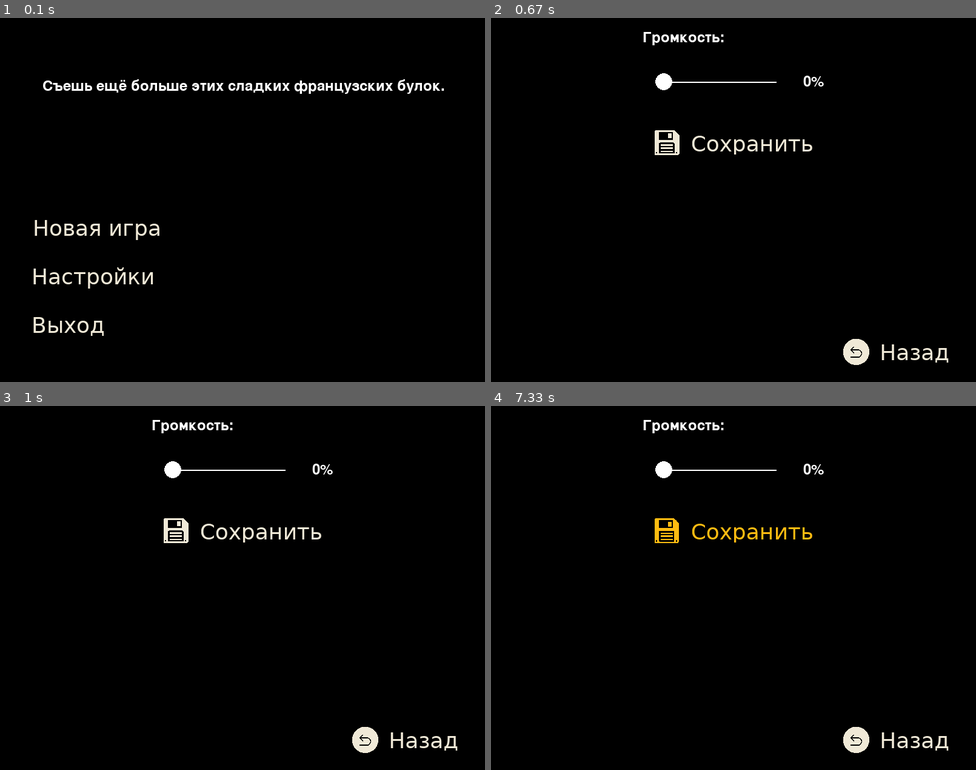
Above: before the commit, frames 1-4 (two rows, left to right).
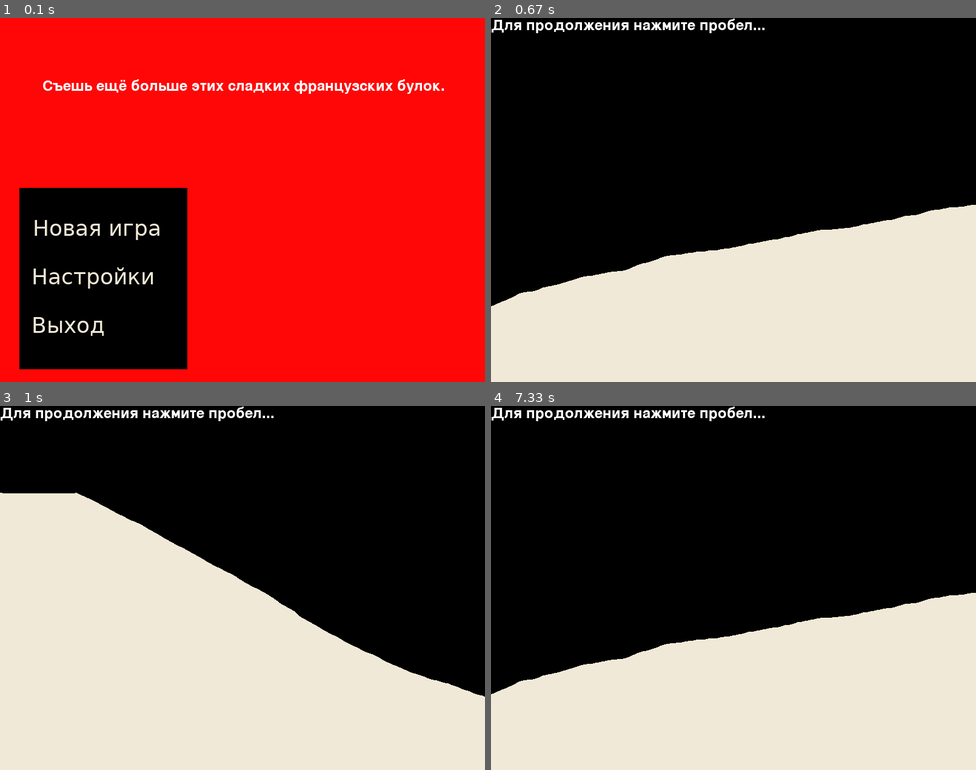
Above: after the commit, the same moments.

Repository: KShekhurin/game2023
Game: pygame game, started from main.py
Two runs of this game, one before a commit and one after it. Both use one fixed random seed, a clock stepped at 60 frames per second and the inputs below.
Inputs (mouse positions are in pixels of both pictures, inside the frame that each line leads up to):
- Up to frame 1 (0.1 s): no input
- Up to frame 2 (0.67 s): press the mouse at (592, 229) at 0.37 s; move the mouse to (588, 258) at 0.47 s; release the mouse at (583, 287) at 0.6 s
- Up to frame 3 (1 s): tap Space at 0.67 s
- Up to frame 4 (7.33 s): tap Space at 1 s; press the mouse at (592, 664) at 1.37 s; move the mouse to (665, 558) at 1.47 s; release the mouse at (738, 456) at 1.6 s; press the mouse at (898, 740) at 1.7 s; move the mouse to (762, 686) at 1.8 s; release the mouse at (621, 635) at 1.93 s; press the mouse at (592, 664) at 2.03 s; move the mouse to (602, 635) at 2.13 s; release the mouse at (617, 602) at 2.27 s; click (786, 482) at 2.38 s; click (714, 453) at 2.72 s; press the mouse at (718, 471) at 3.03 s; move the mouse to (670, 562) at 3.13 s; release the mouse at (617, 653) at 3.27 s; press the mouse at (718, 471) at 3.37 s; move the mouse to (714, 584) at 3.47 s; release the mouse at (704, 700) at 3.6 s; press the mouse at (718, 471) at 3.7 s; move the mouse to (675, 588) at 3.8 s; release the mouse at (626, 704) at 3.93 s; press the mouse at (898, 740) at 4.03 s; move the mouse to (830, 613) at 4.13 s; release the mouse at (762, 486) at 4.27 s; press the mouse at (592, 664) at 4.37 s; move the mouse to (583, 631) at 4.47 s; release the mouse at (578, 602) at 4.6 s; press the mouse at (718, 471) at 4.7 s; move the mouse to (806, 464) at 4.8 s; release the mouse at (898, 456) at 4.93 s; press the mouse at (898, 740) at 5.03 s; move the mouse to (811, 657) at 5.13 s; release the mouse at (718, 577) at 5.27 s; press the mouse at (592, 664) at 5.37 s; move the mouse to (626, 649) at 5.47 s; release the mouse at (660, 638) at 5.6 s; press the mouse at (718, 471) at 5.7 s; move the mouse to (782, 562) at 5.8 s; release the mouse at (845, 657) at 5.93 s; press the mouse at (718, 471) at 6.03 s; move the mouse to (641, 467) at 6.13 s; release the mouse at (563, 467) at 6.27 s; press the mouse at (733, 529) at 6.37 s; move the mouse to (767, 529) at 6.47 s; release the mouse at (801, 526) at 6.6 s; press the mouse at (898, 740) at 6.7 s; move the mouse to (806, 682) at 6.8 s; release the mouse at (714, 624) at 6.93 s; press the mouse at (592, 617) at 7.03 s; move the mouse to (621, 580) at 7.13 s; release the mouse at (651, 544) at 7.27 s

The runs differ from the first frame. In frame 1, 82% of the frame differs, in the area x 0-100%, y 0-100%; in frame 2, 38%; in frame 3, 52%; in frame 4, 38%.

Commit message:
Menu update

Diff:
--- a/Frames.py
+++ b/Frames.py
@@ -1,6 +1,6 @@
 import sys
 import pygame
-from Widgets import Button, ButtonDesignParams, Label, PicButton, PicButtonDesignParams, Slider, SliderWithValue
+from Widgets import Button, ButtonDesignParams, Catcher, Image, Label, PicButton, PicButtonDesignParams, Slider, SliderWithValue
 
 
 class Frame:
@@ -35,20 +35,35 @@
     def goto_settings(self):
         self.app.reload_frame(SettingsFrame())
 
+    def goto_story(self):
+        self.app.reload_frame(self.story_frame)
+
     def exit(self):
         sys.exit() # Да, это плохо. Я протяну колбеки, но потом.
 
     def post_init(self, app):
         super().post_init(app)
 
+        self.story_frame = StoryFrame(
+            "./img/story/f1.png",
+            StoryFrame(
+                "./img/story/f2.png",
+                self
+            )
+        )
+
         self.buttons_group = pygame.sprite.Group()
+        self.background_group = pygame.sprite.Group()
+
+        background = Image(
+            (0,0), (800, 600), "./img/mainm_bg.png", self.background_group
+        )
 
         new_game_params = PicButtonDesignParams()
         new_game_params.pic = "./img/ng.png"
         new_game_params.focuse_pic = "./img/ng_f.png"
-        PicButton((20, 10 + 300), (300, 70), "", new_game_params, self.goto_settings, self.buttons_group)
+        PicButton((20, 10 + 300), (300, 70), "", new_game_params, self.goto_story, self.buttons_group)
 
-        #Button((20, 10 + 300), (250, 70), "Начать игру", ButtonDesignParams(), None, self.buttons_group)
         settings_params = PicButtonDesignParams()
         settings_params.pic = "./img/set.png"
         settings_params.focuse_pic = "./img/set_f.png"
@@ -62,7 +77,8 @@
         Label((70, 100), "Съешь ещё больше этих сладких французских булок.", self.buttons_group)
 
         self.append_many_widgets((
-            self.buttons_group,
+            self.background_group,
+            self.buttons_group
         ))
 
 class SettingsFrame(Frame):
@@ -76,6 +92,7 @@
         super().post_init(app)
 
         self.buttons_group = pygame.sprite.Group()
+
 
         Label((250, 20), "Громкость:", self.buttons_group)
         SliderWithValue((250, 20 + 50), (255, 70), 0, self.buttons_group)
@@ -94,3 +111,28 @@
         self.append_many_widgets((
             self.buttons_group,
         ))
+
+class StoryFrame(Frame):
+    def __init__(self, image, next_frame):
+        super().__init__()
+
+        def goto_next():
+            self.app.reload_frame(next_frame)
+
+        self.background_group = pygame.sprite.Group()
+        self.label_group = pygame.sprite.Group()
+        self.catcher_group = pygame.sprite.Group()
+
+        label = Label(
+            (0, 0), "Для продолжения нажмите пробел...", self.label_group
+        )
+        background = Image(
+            (0, 0), (800, 600), image, self.background_group
+        )
+        catcher = Catcher(pygame.K_SPACE, goto_next)
+
+        self.updatable.append(catcher)
+        self.append_many_widgets((
+            self.background_group,
+            self.label_group
+        ))
--- a/Widgets.py
+++ b/Widgets.py
@@ -13,6 +13,29 @@
     def __init__(self) -> None:
         self.focuse_pic = ""
         self.pic = ""
+
+class Image(pygame.sprite.Sprite):
+    def __init__(self, pos=(0, 0), size=(10, 10),
+                 image="", *groups) -> None:
+        super().__init__(*groups)
+        self.x, self.y = pos
+        self.h, self.w = size
+
+        self.image_loaded = pygame.image.load(image)
+        self.image_loaded = pygame.transform.scale(
+            self.image_loaded, size
+        )
+
+        self.rect = pygame.rect.Rect(pos, size)
+        self.image = pygame.Surface(self.rect.size, pygame.SRCALPHA, 32)
+
+    def draw(self):
+        self.image.blit(
+            self.image_loaded, (0,0)
+        )
+
+    def update(self, *events) -> None:
+        self.draw()
 
 class Button(pygame.sprite.Sprite):
     def __init__(self, pos=(0, 0), size=(10, 10),
@@ -209,3 +232,19 @@
         self.inner_group.update(*events)
 
         self.draw()
+
+
+class Catcher:
+    def __init__(self, code, callback):
+        self.code = code
+        self.callback = callback
+        self.clicked = False
+
+    def update(self, *events):
+        for event in events[0]:
+            if event.type == pygame.KEYDOWN:
+                if event.key == self.code:
+                    self.clicked = True
+            if event.type == pygame.KEYUP:
+                if event.key == self.code and self.clicked:
+                    self.callback()
Binary file added: img/mainm_bg.png
Binary file added: img/story/f1.png
Binary file added: img/story/f2.png
